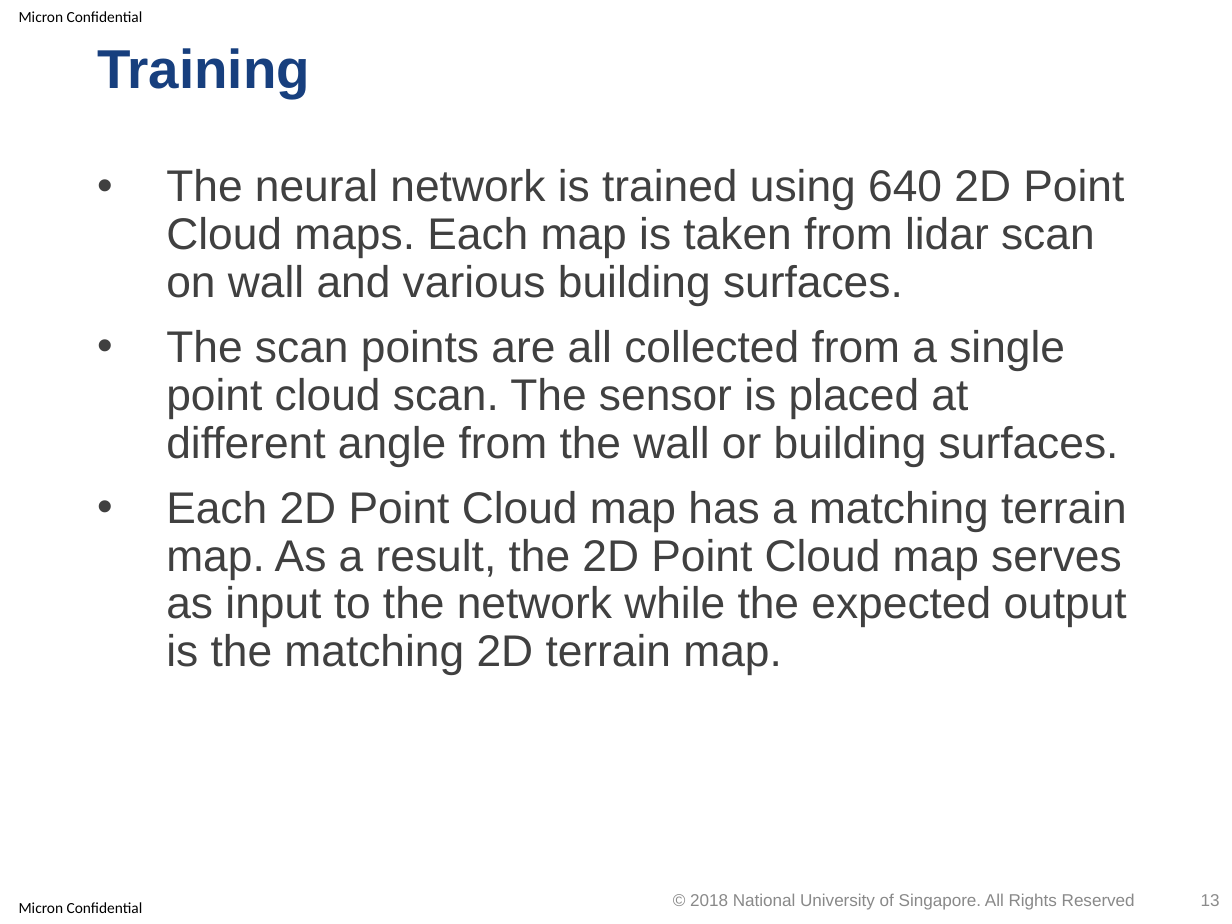
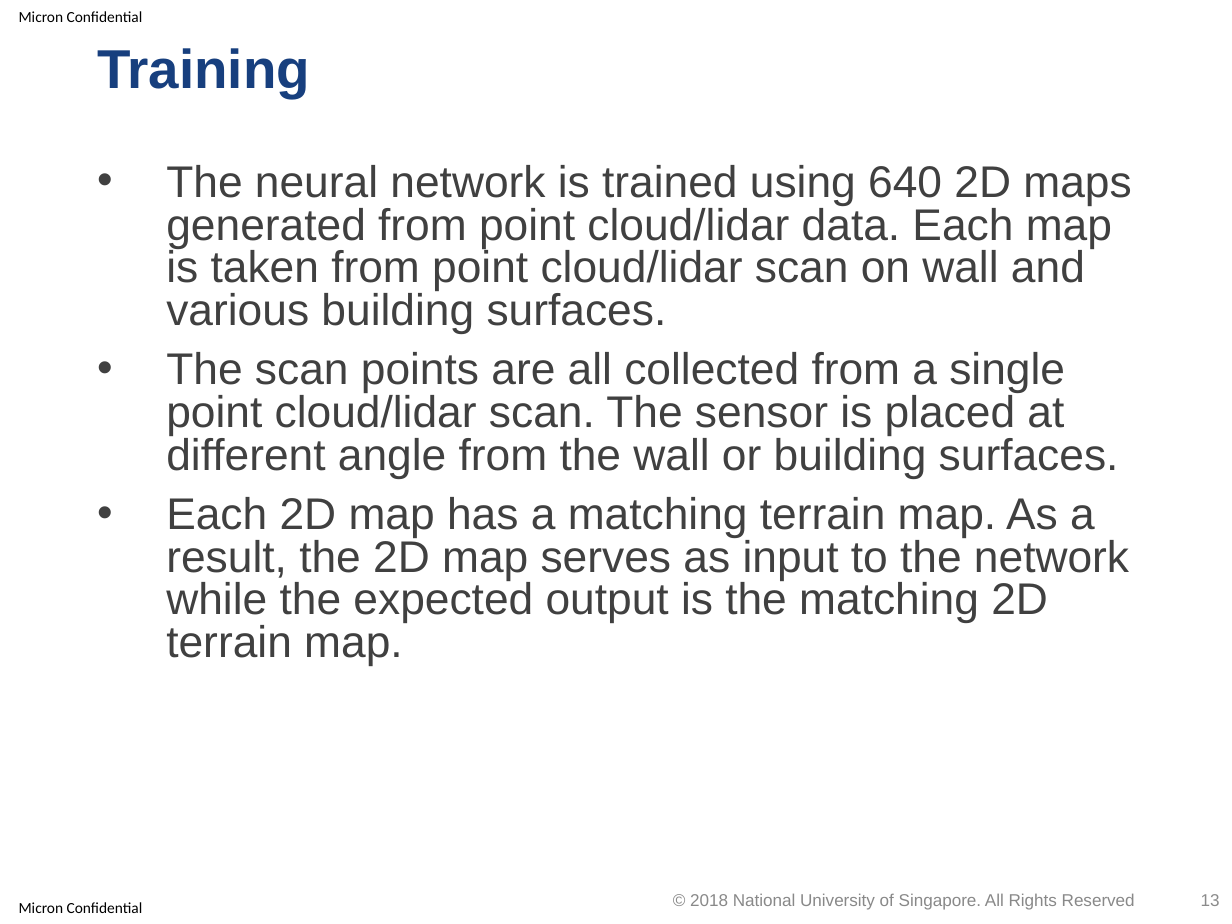
Before and after one commit to optimusium/3dscan, a slide deck: slide 13 of PracticeModule_Presentation.pptx. Drawn at 1232x924 pixels with LibreOffice and Linux fonts; fonts in the diff are those of the drawing; background and template pictures are left out. Boxes give left, top, right and bottom in pixels: in the first picture for what was removed or moved away, otherwise in the second. Text is boxed around its words. In the diff, an @@ line names an element or a change of style, - is before the commit and + after.

Commit message:
update

```diff
--- a/PracticeModule_Presentation.pptx
+++ b/PracticeModule_Presentation.pptx
@@ text at (166, 165, 1131, 665): text changed @@
-• The neural network is trained using 640 2D Point Cloud maps. Each map is taken from lidar scan on wall and various building surfaces.
-• The scan points are all collected from a single point cloud scan. The sensor is placed at different angle from the wall or building surfaces.
-• Each 2D Point Cloud map has a matching terrain map. As a result, the 2D Point Cloud map serves as input to the network while the expected output is the matching 2D terrain map.
+• The neural network is trained using 640 2D maps generated from point cloud/lidar data. Each map is taken from point cloud/lidar scan on wall and various building surfaces.
+• The scan points are all collected from a single point cloud/lidar scan. The sensor is placed at different angle from the wall or building surfaces.
+• Each 2D map has a matching terrain map. As a result, the 2D map serves as input to the network while the expected output is the matching 2D terrain map.
```
Also in this commit, not shown: 2 other slides changed.
